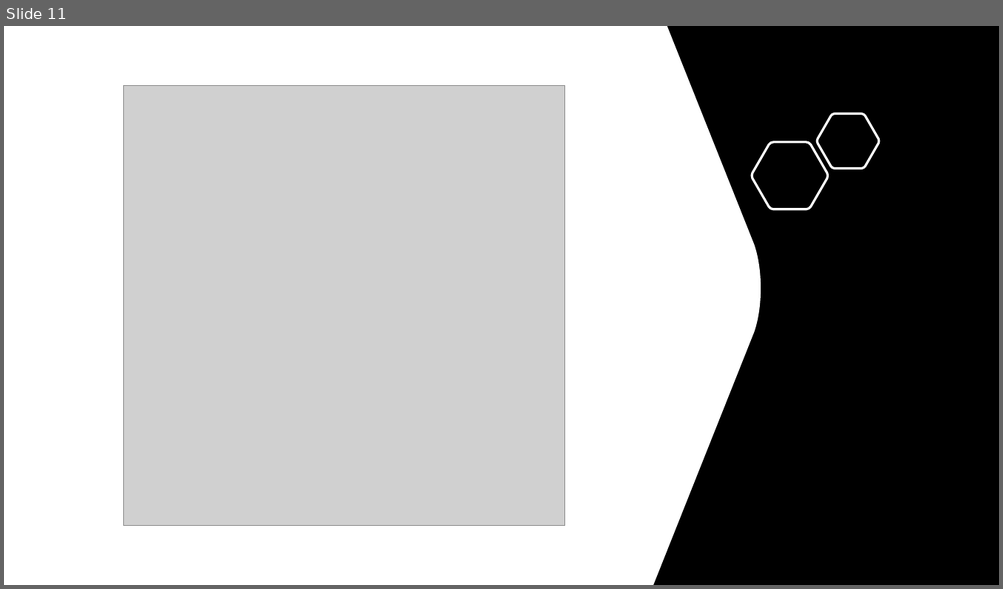
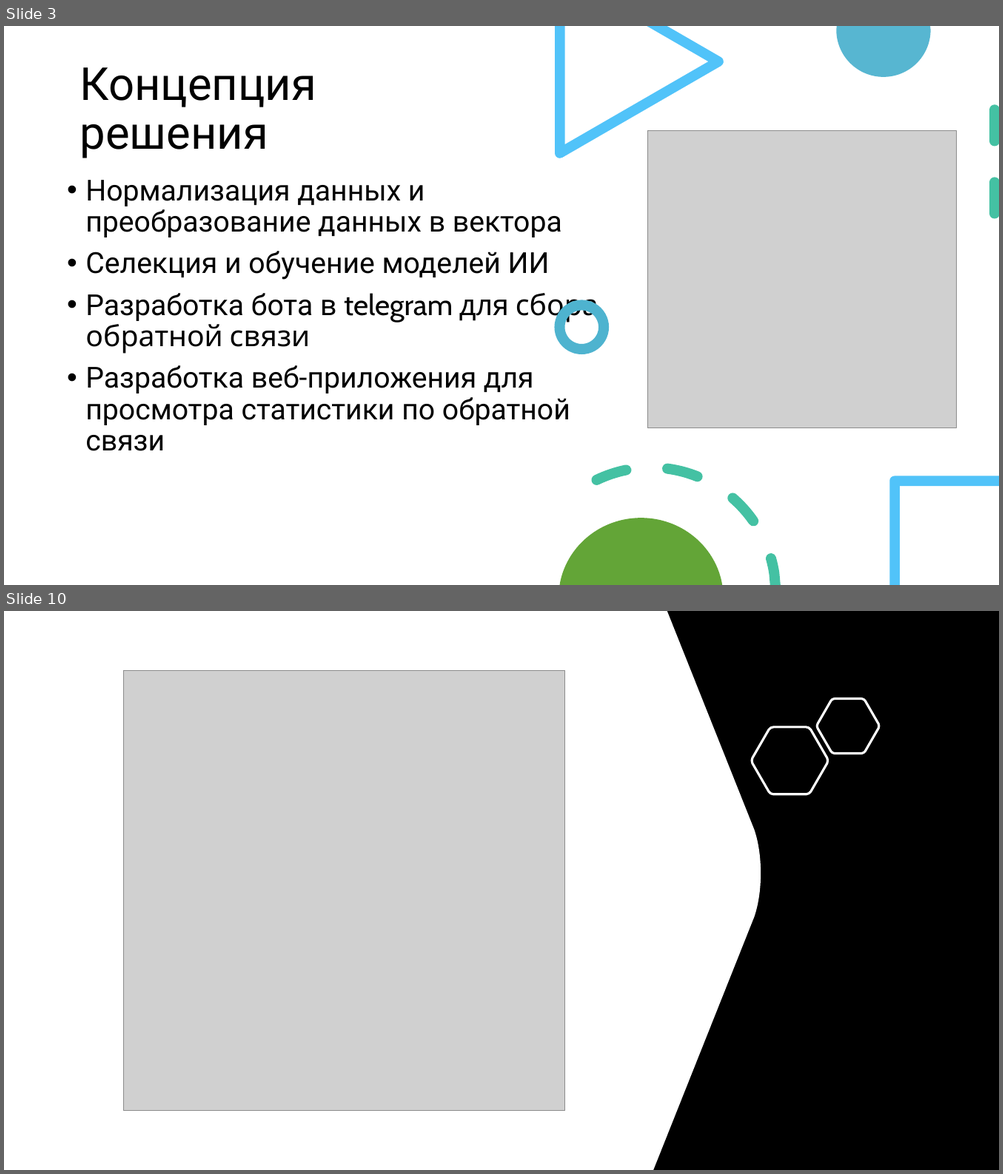
Before and after one commit to zibestr/Feedback-Analytics, a slide deck: presentation/protection.pptx. Shown one above the other, each under a label of ours: slide 11 before the commit, slides 3 and 10 after it; the slides between them are not shown. The pictures are 1003x589 and 1003x1174 pixels, drawn with LibreOffice and Linux fonts; fonts in the diff are those of the drawing; grey boxes stand for pictures. Boxes give left, top, right and bottom in pixels: in the first picture for what was removed or moved away, otherwise in the second. Text is boxed around its words. In the diff, an @@ line names an element or a change of style, - is before the commit and + after.

```diff
--- a/presentation/protection.pptx
+++ b/presentation/protection.pptx
@@ slide 3 added at (4, 26, 999, 585), background #FFFFFF @@
@@ freeform shape added at (555, 26, 723, 158), fill #51C3F9 @@
@@ freeform shape added at (836, 26, 930, 77), fill #4EB3CF at 95% opacity @@
@@ title added at (79, 67, 316, 158), 44 pt, text #000000 @@
+Концепция решения
@@ line added from (995, 110) to (995, 240), #44C1A3 10 pt dashed @@
@@ picture added at (648, 130, 957, 429) @@
@@ text added at (85, 180, 598, 452), 28 pt, text #000000 @@
+• Нормализация данных и преобразование данных в вектора
+• Селекция и обучение моделей ИИ
+• Разработка бота в telegram для сбора обратной связи
+• Разработка веб-приложения для просмотра статистики по обратной связи
@@ ellipse added at (560, 305, 604, 349), outline #4EB3CF 10 pt @@
@@ freeform shape added at (589, 428, 785, 585), fill #44C1A3 @@
@@ freeform shape added at (890, 477, 999, 585), fill #51C3F9 @@
@@ freeform shape added at (560, 518, 723, 585), fill #63A537 @@
@@ what was slide 11 is now slide 10 @@
```
Also in this commit, not shown: 8 slides changed, 2 slides removed, 4 other files.
